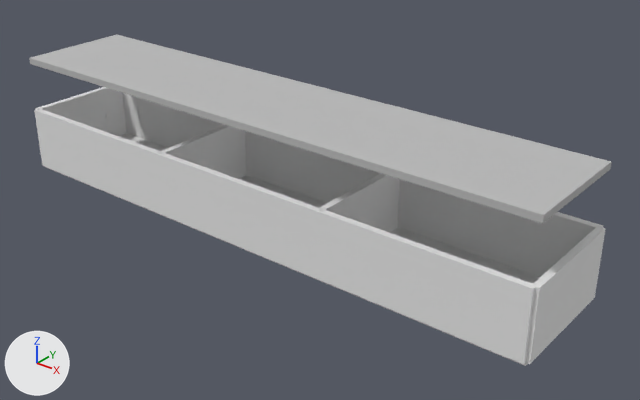
Renders of the Blender file interior_level_1304/interior_level.blend from each side of a commit.
Rendered twice from a camera (50 mm lens) standing at (83.7, -74.1, 51.0) and looking at (23.0, 1.8, 4.0). Every picture has the same lights, and +X, +Y and +Z are marked at lower left.
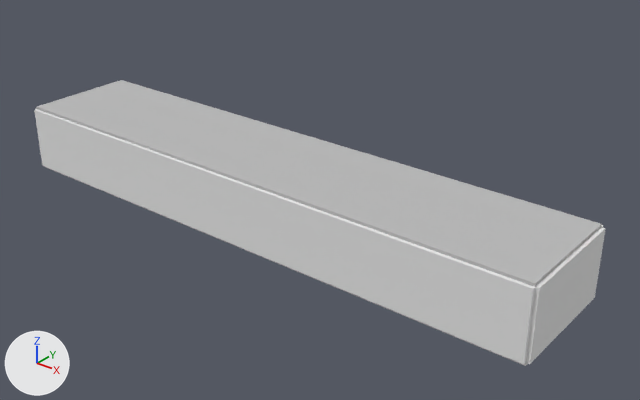
The change, as a diff of the scene's bpy script:
```diff
--- a/interior_level_1304/interior_level.blend.py
+++ b/interior_level_1304/interior_level.blend.py
@@ ob_pcube26 @@
 ob_pcube26 = bpy.data.objects.new('pCube26', me_untitled_001)
-ob_pcube26.location = (-7.33, 0.0, -5.57)
+ob_pcube26.location = (-7.33, 0.0, -12.54)
 ob_pcube26.rotation_euler = (1.571, 0.0, 0.0)  # degrees (90, 0, 0)
```

What differs and where, as boxes (x1, y1, x2, y2) in the pictures (640 x 400 px):
'pCube26', moved: before (29, 35, 612, 224); after (36, 80, 602, 287)
